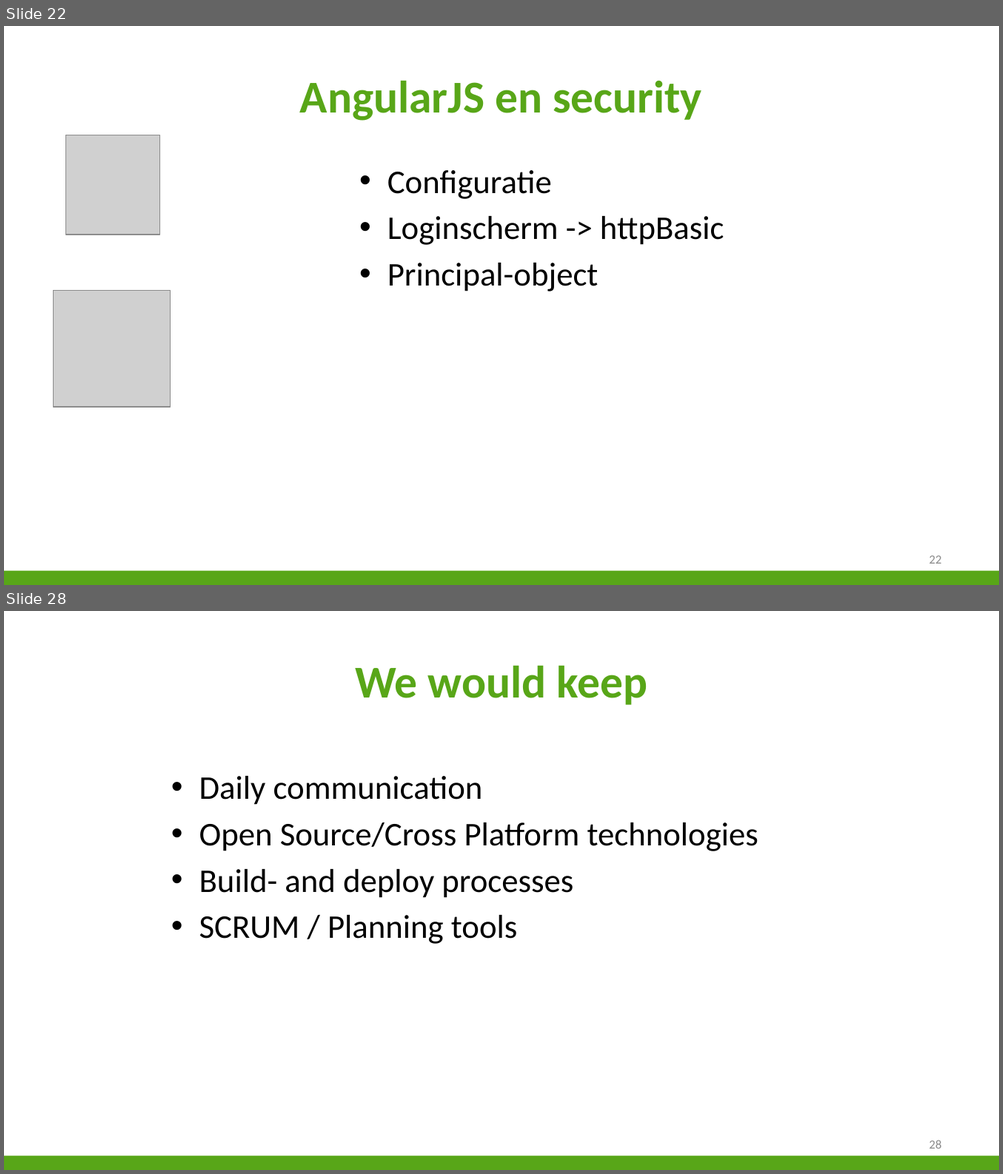
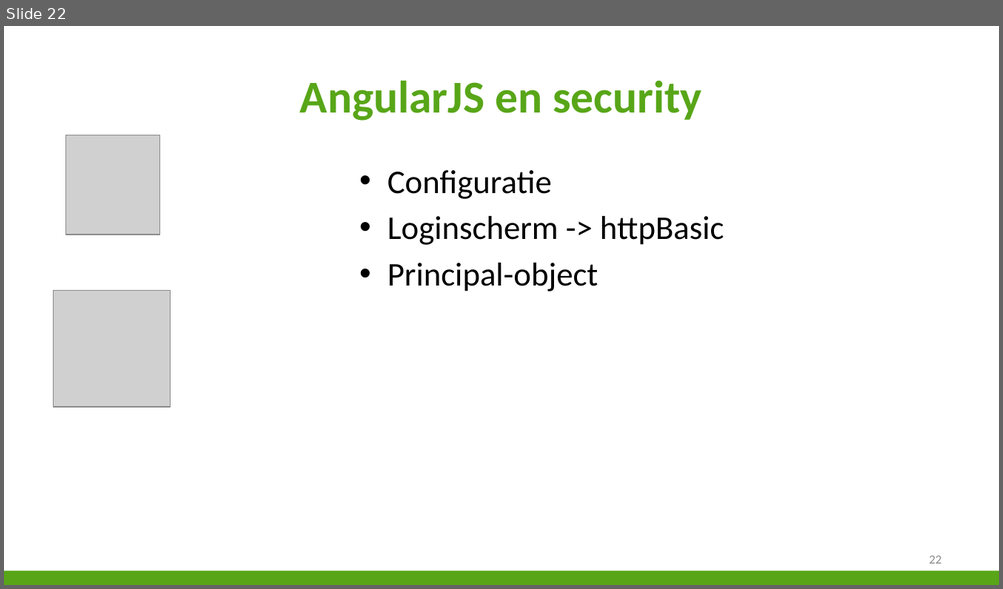
Before and after one commit to niekvandael/iTalent, a slide deck: italent/documents/Presentatie/Presentatie.pptx. Shown one above the other, each under a label of ours: slides 22 and 28 before the commit, slide 22 after it; the slides between them are not shown. The pictures are 1003x1174 and 1003x589 pixels, drawn with LibreOffice and Linux fonts; fonts in the diff are those of the drawing; grey boxes stand for pictures; background and template pictures are left out. Boxes give left, top, right and bottom in pixels: in the first picture for what was removed or moved away, otherwise in the second. Text is boxed around its words. In the diff, an @@ line names an element or a change of style, - is before the commit and + after.

```diff
--- a/italent/documents/Presentatie/Presentatie.pptx
+++ b/italent/documents/Presentatie/Presentatie.pptx
@@ slide 28 removed at [4,611,999,1170], background #FFFFFF; not listed: 1 template element that a slide beside it also shows @@
@@ title removed at [355,665,647,705] @@
-We would keep
@@ text removed at [199,776,758,944] @@
-• Daily communication
-• Open Source/Cross Platform technologies
-• Build- and deploy processes
-• SCRUM / Planning tools
@@ page number removed at [929,1140,942,1149] @@
-28
```
Also in this commit, not shown: 7 slides changed, 2 slides added, 8 other slides removed, 2 other files.
